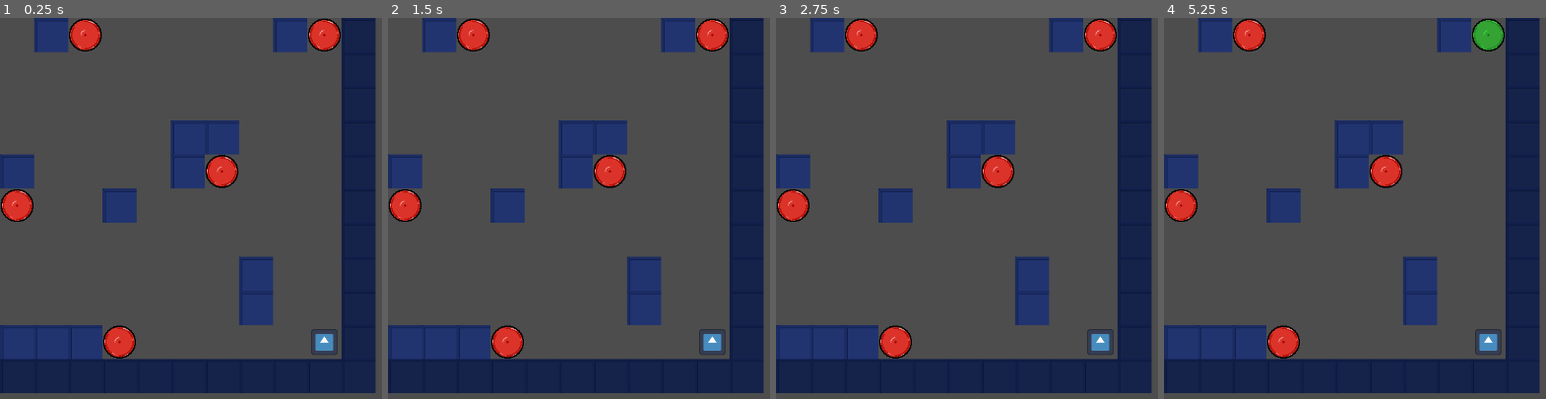
Above: before the commit, frames 1-4 (left to right).
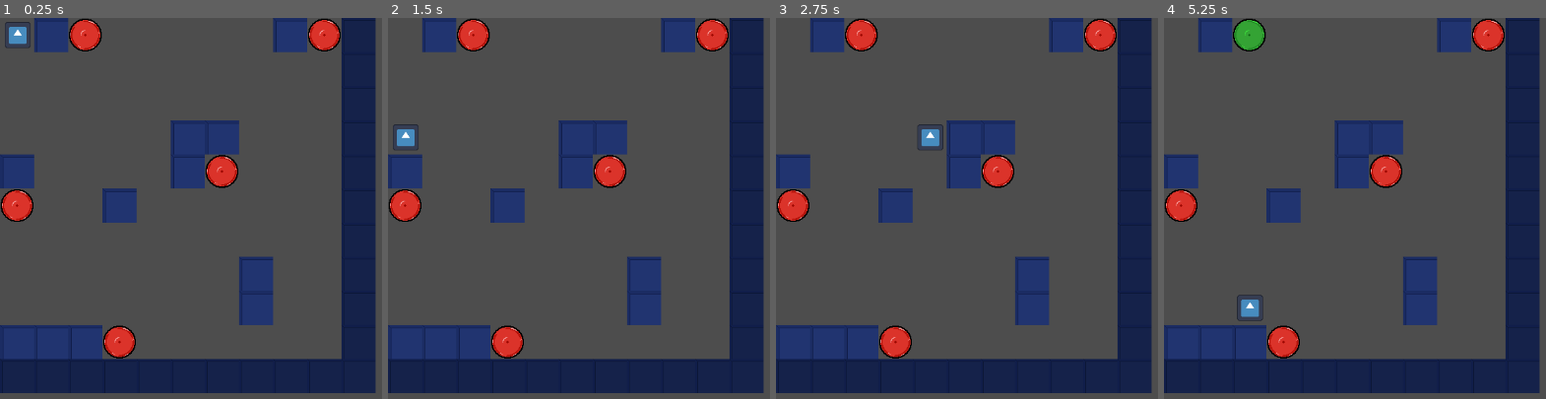
Above: after the commit, the same moments.

Repository: vocaz/hackercompsci
Game: Godot game, scene res://testmap1.tscn
Same seed, same stepped clock (60 frames per second), same inputs: the game is played once before the commit and once after it. This scene is started directly instead of the project's main scene. The engine's default icon, where the game draws it, is replaced by a stand-in: a white triangle on a blue panel in a dark square.
Inputs:
- Up to frame 1 (0.25 s): no input
- Up to frame 2 (1.5 s): tap Enter at 0.5 s; hold Right (right) 0.53-1.28 s; tap Space at 1.25 s; hold Down (down) from 1.28 s (still down)
- Up to frame 3 (2.75 s): tap Enter at 2 s; release Down (down) at 2.03 s; hold Right (right) from 2.03 s (still down)
- Up to frame 4 (5.25 s): tap Space at 2.75, 4.25 s; release Right (right) at 2.78 s; hold Up (up) 2.78-3.53 s; tap Enter at 3.5 s; hold Left (left) 3.53-5.03 s; hold Down (down) from 5.03 s (still down)

The runs differ from the first frame. In frame 1, 0.6% of the frame differs, in the area x 1-89%, y 1-89%; in frame 2, 0.6%; in frame 3, 0.6%; in frame 4, 1.6%, in the area x 18-89%, y 0-89%.

Commit message:
maze things

Diff:
--- a/goal.tscn
+++ b/goal.tscn
@@ -1,10 +1,10 @@
 [gd_scene load_steps=3 format=3 uid="uid://dfad522bayha8"]
 
-[ext_resource type="Script" path="res://area_2d.gd" id="1_dhbvt"]
+[ext_resource type="Script" path="res://mazegoal.gd" id="1_smafs"]
 [ext_resource type="Texture2D" uid="uid://b4k7wo5savj0b" path="res://textures/goal red.png" id="2_oxg1u"]
 
 [node name="Area2D" type="Area2D"]
-script = ExtResource("1_dhbvt")
+script = ExtResource("1_smafs")
 
 [node name="Sprite2D" type="Sprite2D" parent="."]
 texture = ExtResource("2_oxg1u")
@@ -13,4 +13,5 @@
 scale = Vector2(0.25, 0.25)
 polygon = PackedVector2Array(59.1, -64, -59, -64, -63.8, -59, -64, 61, -60.3, 64, 59.6, 64, 63.9, 59, 64, -61.1)
 
-[connection signal="body_entered" from="." to="." method="_on_body_entered"]
+[connection signal="body_entered" from="." to="." method="area_entered"]
+[connection signal="body_exited" from="." to="." method="_on_body_exited"]
--- a/map_1.tscn
+++ b/map_1.tscn
@@ -169,5 +169,16 @@
 sources/5 = SubResource("TileSetScenesCollectionSource_trha3")
 
 [node name="TileMapLayer" type="TileMapLayer"]
-tile_map_data = PackedByteArray("AAABAAAAAwAAAAAAAAAAAAQAAwA …(848 unchanged characters)… AAAAAAAAKAAoAAgAAAAAAAAAAAAUABQAAAAAAAQACAAAABQAAAAAAAQAJAAAABQAAAAAAAQAGAAQABQAAAAAAAQADAAkABQAAAAAAAQA=")
+tile_map_data = PackedByteArray("AAABAAAAAwAAAAAAAAAAAAQAAwA …(848 unchanged characters)… AAAAAAAAKAAoAAgAAAAAAAAAAAAUABQAAAAAAAQAJAAAABQAAAAAAAQAGAAQABQAAAAAAAQADAAkABQAAAAAAAQACAAAABQAAAAAAAQA=")
 tile_set = SubResource("TileSet_by4gh")
+
+[connection signal="body_entered" from="Area2D" to="Area2D" method="area_entered"]
+[connection signal="body_exited" from="Area2D" to="Area2D" method="_on_body_exited"]
+[connection signal="body_entered" from="@Area2D@111204" to="@Area2D@111204" method="area_entered"]
+[connection signal="body_exited" from="@Area2D@111204" to="@Area2D@111204" method="_on_body_exited"]
+[connection signal="body_entered" from="@Area2D@111205" to="@Area2D@111205" method="area_entered"]
+[connection signal="body_exited" from="@Area2D@111205" to="@Area2D@111205" method="_on_body_exited"]
+[connection signal="body_entered" from="@Area2D@111206" to="@Area2D@111206" method="area_entered"]
+[connection signal="body_exited" from="@Area2D@111206" to="@Area2D@111206" method="_on_body_exited"]
+[connection signal="body_entered" from="@Area2D@111207" to="@Area2D@111207" method="area_entered"]
+[connection signal="body_exited" from="@Area2D@111207" to="@Area2D@111207" method="_on_body_exited"]
--- a/map_2.tscn
+++ b/map_2.tscn
@@ -1,19 +1,25 @@
-[gd_scene load_steps=8 format=4 uid="uid://d2tjtvkotkcwu"]
+[gd_scene load_steps=10 format=4 uid="uid://d2tjtvkotkcwu"]
 
 [ext_resource type="Texture2D" uid="uid://mohyyifbst6p" path="res://textures/arrow button base.png" id="1_frutb"]
+[ext_resource type="PackedScene" uid="uid://dfad522bayha8" path="res://goal.tscn" id="1_jm2pm"]
 [ext_resource type="Texture2D" uid="uid://14eynasv83vj" path="res://textures/button base pushed.png" id="2_uhu8v"]
 [ext_resource type="Texture2D" uid="uid://bfbatleayv5b0" path="res://textures/background left.png" id="3_qyy5u"]
+
+[sub_resource type="TileSetScenesCollectionSource" id="TileSetScenesCollectionSource_j1er5"]
+scenes/1/scene = ExtResource("1_jm2pm")
 
 [sub_resource type="TileSetAtlasSource" id="TileSetAtlasSource_jderv"]
 texture = ExtResource("1_frutb")
 texture_region_size = Vector2i(50, 50)
 0:0/0 = 0
+0:0/0/physics_layer_0/polygon_0/points = PackedVector2Array(-25, -25, 25, -25, 25, 25, -25, 25)
 1:0/0 = 0
 
 [sub_resource type="TileSetAtlasSource" id="TileSetAtlasSource_i7v6j"]
 texture = ExtResource("2_uhu8v")
 texture_region_size = Vector2i(50, 50)
 0:0/0 = 0
+0:0/0/physics_layer_0/polygon_0/points = PackedVector2Array(-25, -25, 25, -25, 25, 25, -25, 25)
 1:0/0 = 0
 
 [sub_resource type="TileSetAtlasSource" id="TileSetAtlasSource_pc0n2"]
@@ -154,10 +160,13 @@
 
 [sub_resource type="TileSet" id="TileSet_q0q18"]
 tile_size = Vector2i(50, 50)
+physics_layer_0/collision_layer = 1
 sources/2 = SubResource("TileSetAtlasSource_jderv")
 sources/3 = SubResource("TileSetAtlasSource_i7v6j")
 sources/4 = SubResource("TileSetAtlasSource_pc0n2")
+sources/0 = SubResource("TileSetScenesCollectionSource_j1er5")
 
 [node name="TileMapLayer" type="TileMapLayer"]
-tile_map_data = PackedByteArray("AAAAAAAAAgAAAAAAAAAAAAEAAgA …(901 unchanged characters)… AAAHAAIAAgAAAAAAAAAHAAMAAgAAAAAAAAABAAMABAAAAAQAAAAAAAUABAAAAAQAAAADAAkABAAAAAQAAAAGAAcABAAAAAQAAAAJAAMABAAAAAQAAAA=")
+tile_map_data = PackedByteArray("AAAAAAAAAgAAAAAAAAAAAAEAAgA …(901 unchanged characters)… AAAHAAIAAgAAAAAAAAAHAAMAAgAAAAAAAAABAAMAAAAAAAAAAQAAAAUAAAAAAAAAAQADAAkAAAAAAAAAAQAJAAMAAAAAAAAAAQAGAAcAAAAAAAAAAQA=")
 tile_set = SubResource("TileSet_q0q18")
+collision_visibility_mode = 1
--- /dev/null
+++ b/mazegoal.gd
@@ -0,0 +1,15 @@
+extends Area2D
+
+
+# Called when the node enters the scene tree for the first time.
+func _ready() -> void:
+	pass # Replace with function body.
+
+
+# Called every frame. 'delta' is the elapsed time since the previous frame.
+func _process(delta: float) -> void:
+	pass
+
+
+func area_entered(body: Node2D) -> void:
+	$Sprite2D.texture = load("res://textures/goal green.png")
--- a/testmap1.tscn
+++ b/testmap1.tscn
@@ -8,10 +8,15 @@
 [node name="TileMapLayer" parent="." instance=ExtResource("1_hsyik")]
 
 [node name="testcharacter" parent="." instance=ExtResource("2_sjidf")]
-position = Vector2(475, 475)
+position = Vector2(26, 25)
 
-[connection signal="body_entered" from="TileMapLayer/Area2D" to="TileMapLayer/Area2D" method="_on_body_entered"]
-[connection signal="body_entered" from="TileMapLayer/@Area2D@22294" to="TileMapLayer/@Area2D@22294" method="_on_body_entered"]
-[connection signal="body_entered" from="TileMapLayer/@Area2D@22295" to="TileMapLayer/@Area2D@22295" method="_on_body_entered"]
-[connection signal="body_entered" from="TileMapLayer/@Area2D@22296" to="TileMapLayer/@Area2D@22296" method="_on_body_entered"]
-[connection signal="body_entered" from="TileMapLayer/@Area2D@22297" to="TileMapLayer/@Area2D@22297" method="_on_body_entered"]
+[connection signal="body_entered" from="TileMapLayer/Area2D" to="TileMapLayer/Area2D" method="area_entered"]
+[connection signal="body_exited" from="TileMapLayer/Area2D" to="TileMapLayer/Area2D" method="_on_body_exited"]
+[connection signal="body_entered" from="TileMapLayer/@Area2D@105457" to="TileMapLayer/@Area2D@105457" method="area_entered"]
+[connection signal="body_exited" from="TileMapLayer/@Area2D@105457" to="TileMapLayer/@Area2D@105457" method="_on_body_exited"]
+[connection signal="body_entered" from="TileMapLayer/@Area2D@105458" to="TileMapLayer/@Area2D@105458" method="area_entered"]
+[connection signal="body_exited" from="TileMapLayer/@Area2D@105458" to="TileMapLayer/@Area2D@105458" method="_on_body_exited"]
+[connection signal="body_entered" from="TileMapLayer/@Area2D@105459" to="TileMapLayer/@Area2D@105459" method="area_entered"]
+[connection signal="body_exited" from="TileMapLayer/@Area2D@105459" to="TileMapLayer/@Area2D@105459" method="_on_body_exited"]
+[connection signal="body_entered" from="TileMapLayer/@Area2D@105460" to="TileMapLayer/@Area2D@105460" method="area_entered"]
+[connection signal="body_exited" from="TileMapLayer/@Area2D@105460" to="TileMapLayer/@Area2D@105460" method="_on_body_exited"]
--- /dev/null
+++ b/testmap2.tscn
@@ -0,0 +1,11 @@
+[gd_scene load_steps=3 format=3 uid="uid://k4mqq30trw33"]
+
+[ext_resource type="PackedScene" uid="uid://d2tjtvkotkcwu" path="res://map_2.tscn" id="1_weuwh"]
+[ext_resource type="PackedScene" uid="uid://bw67uj1fam6s6" path="res://testcharacter.tscn" id="2_v6v4b"]
+
+[node name="Node2D" type="Node2D"]
+
+[node name="TileMapLayer" parent="." instance=ExtResource("1_weuwh")]
+
+[node name="testcharacter" parent="." instance=ExtResource("2_v6v4b")]
+position = Vector2(326, 274)
